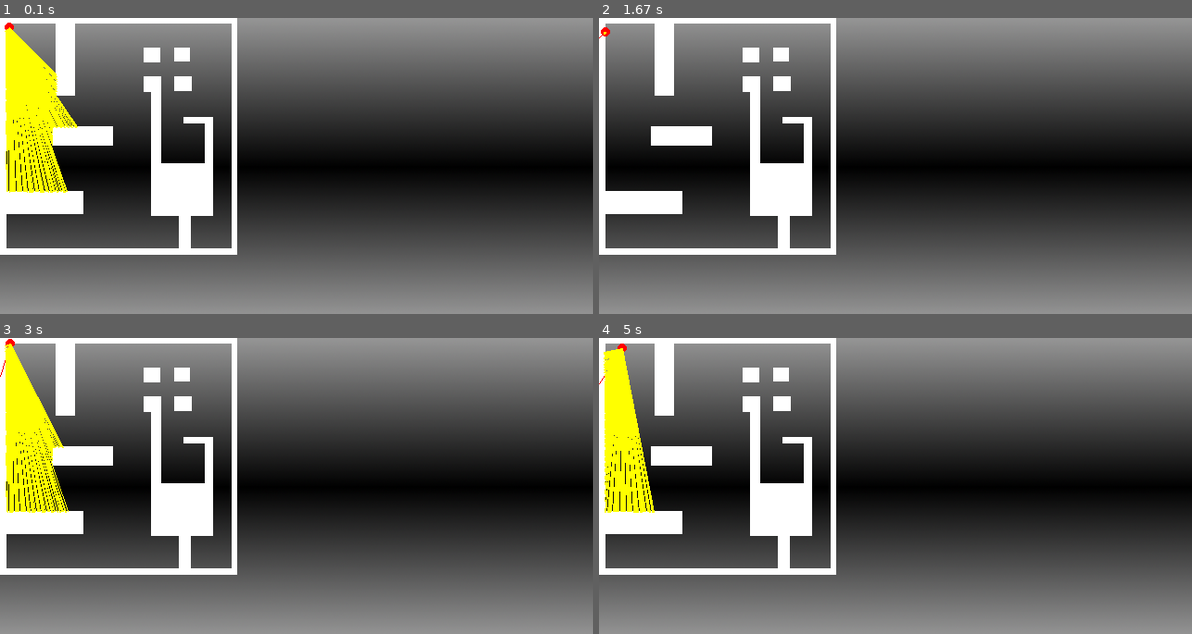
Above: before the commit, frames 1-4 (two rows, left to right).
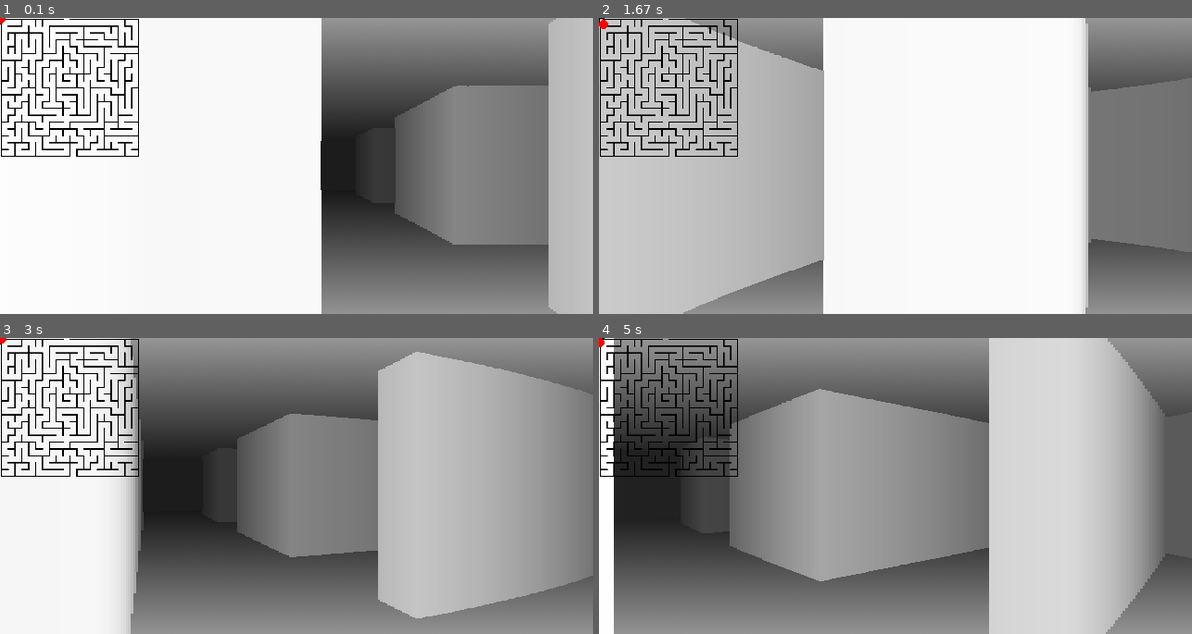
Above: after the commit, the same moments.

Repository: natyavidhan/pygame-raycaster-thingy
Game: pygame game, started from main.py
Two runs of this game, one before a commit and one after it. Both use one fixed random seed, a clock stepped at 60 frames per second and the inputs below.
Inputs:
- Up to frame 1 (0.1 s): no input
- Up to frame 2 (1.67 s): hold D 0.33-0.8 s; hold W 0.83-1.3 s; hold D from 1.33 s (still down)
- Up to frame 3 (3 s): release D at 1.8 s; hold A 1.83-2.37 s; hold S 2.4-2.87 s; hold A from 2.9 s (still down)
- Up to frame 4 (5 s): release A at 3.37 s; hold W 3.4-3.87 s; hold D 3.9-4.53 s; hold S from 4.57 s (still down)

The runs differ from the first frame. In frame 1, 67% of the frame differs, in the area x 0-100%, y 0-100%; in frame 2, 87%; in frame 3, 64%; in frame 4, 64%.

Commit message:
walls and fish eye effect

Diff:
--- a/main.py
+++ b/main.py
@@ -15,9 +15,9 @@
 
 class Game:
     def __init__(self):
-        self.player = Player([10, 10], 0, 0.5)
+        self.player = Player([10, 10], 0, 1)
         self.raycaster = Raycaster((640, 320), self.player, fov=90)
-        self.raycaster.load_map("./assets/map.png")
+        self.raycaster.load_map("./assets/maze.png")
         self.running = True
 
 
@@ -38,9 +38,9 @@
             if keys[pygame.K_s]:
                 new_pos = self.player.move(-self.player.speed * delta_time)
             if keys[pygame.K_a]:
-                self.player.angle += 0.5
+                self.player.angle -= 0.75 * delta_time
             if keys[pygame.K_d]:
-                self.player.angle -= 0.5
+                self.player.angle += 0.75 * delta_time
 
             if self.raycaster.valid_pos(new_pos):
                 self.player.pos = new_pos
--- a/raycaster.py
+++ b/raycaster.py
@@ -28,30 +28,38 @@
         for i in range(self.rays):
             angle += self.fov / self.rays
             l = self.cast_ray(angle)
-            rays.append([l, angle])
-            # pygame.draw.line(self.screen, (255, 255, 0), self.player.pos, (self.player.pos[0] + l * math.sin(math.radians(angle)), self.player.pos[1] + l * math.cos(math.radians(angle))))
-        self.draw_rays(rays)
+            rays.append([l, i, angle])
+        self.draw_walls(rays)
 
 
     def cast_ray(self, angle):
         l = 0
         while True:
-            l += 2
+            l += 0.25
             x = self.player.pos[0] + l * math.sin(math.radians(angle))
             y = self.player.pos[1] + l * math.cos(math.radians(angle))
-            if not self.valid_pos((x, y)):
+            if not self.valid_pos((x, y)) or l > 1000:
                 return l
 
-    def draw_rays(self, rays: list[float]):
+    def draw_walls(self, rays: list[float], draw_rays = False):
         rays.sort(key=lambda x: x[0])
+        SCALE = self.screen.get_width() / self.rays
         for i, ray in enumerate(rays):
-            pygame.draw.line(self.screen, (255, 255, 0), self.player.pos, (self.player.pos[0] + ray[0] * math.sin(math.radians(ray[1])), self.player.pos[1] + ray[0] * math.cos(math.radians(ray[1]))))
+            if draw_rays:
+                pygame.draw.line(self.screen, (255, 255, 0), self.player.pos, (self.player.pos[0] + ray[0] * math.sin(math.radians(ray[1])), self.player.pos[1] + ray[0] * math.cos(math.radians(ray[1]))))
+            depth = max(ray[0], 0.0001)
+            color = 255 / (1 + depth * depth * 0.0001)
+            depth*=math.cos(math.radians(ray[2] - self.player.angle))
+            h = 15000 / depth
+            s_height = self.screen.get_height()
+            s_width = self.screen.get_width()
+            pygame.draw.rect(self.screen, (color, color, color), (ray[1] * SCALE, s_height / 2 - h / 2, SCALE+0.5, h))
+
+    def map_value(self, var, min, max, new_min, new_max):
+        return (var - min) / (max - min) * (new_max - new_min) + new_min
 
     def update(self):
         self.screen.blit(self.background, (0, 0))
-        if self.map_img:
-            self.screen.blit(self.map_img, (0, 0))
-        pygame.draw.circle(self.screen, (255, 0, 0), self.player.pos, 5)
-        # draw a line facing the player
-        pygame.draw.line(self.screen, (255, 0, 0), self.player.pos, (self.player.pos[0] + 100 * math.sin(math.radians(self.player.angle)), self.player.pos[1] + 100 * math.cos(math.radians(self.player.angle))))
         self.cast_rays()
+        self.screen.blit(pygame.transform.scale(self.map_img, (150, 150)), (0, 0))
+        pygame.draw.circle(self.screen, (255, 0, 0), (int(self.map_value(self.player.pos[0], 0, self.map_img.get_width(), 0, 150)), int(self.map_value(self.player.pos[1], 0, self.map_img.get_height(), 0, 150))), 5)
Binary file added: assets/basic.png
Binary file added: assets/maze.png
